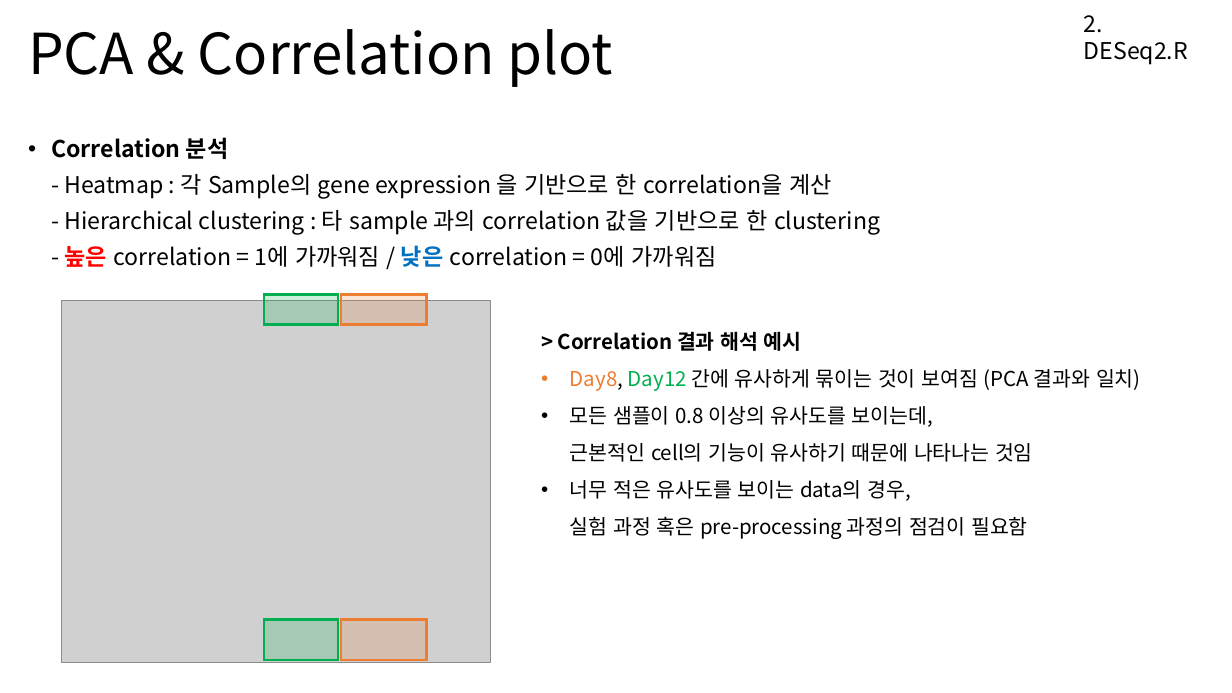
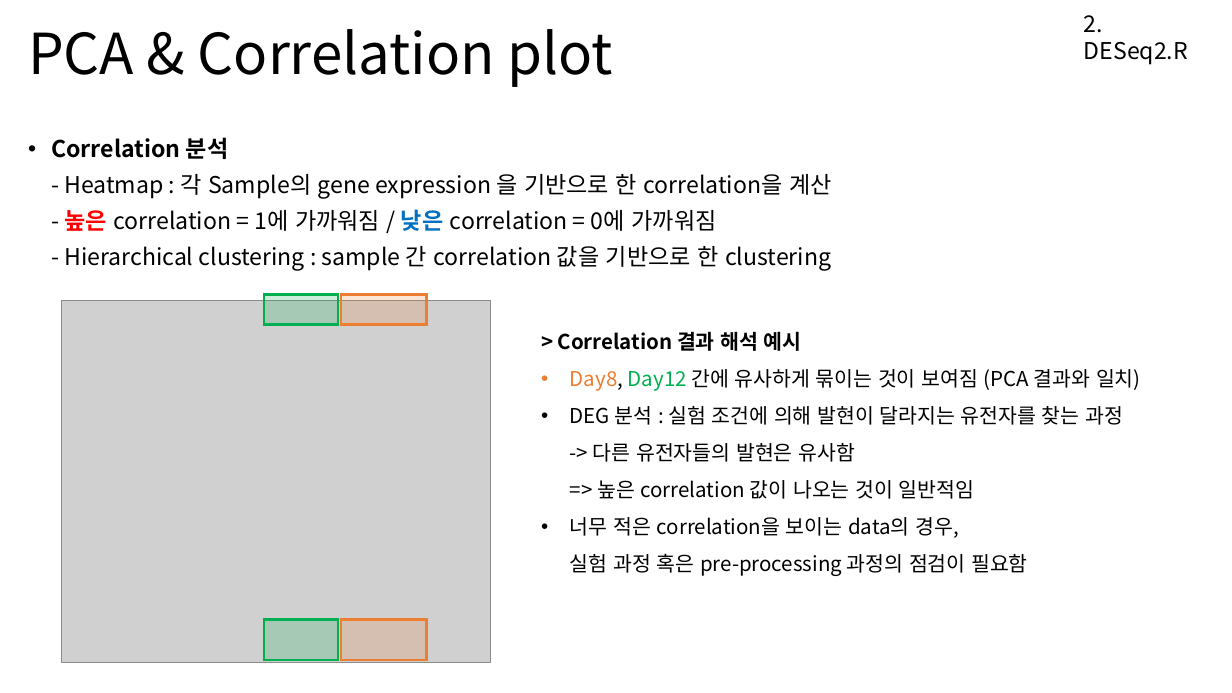
Before and after one commit to Khreat0205/Education_BulkRNAseq, a slide deck: slide 5 of Presentation/2. DESeq2 (수정).pptx. Drawn at 1232x693 pixels with LibreOffice and Linux fonts; fonts in the diff are those of the drawing; grey boxes stand for pictures. Boxes give left, top, right and bottom in pixels: in the first picture for what was removed or moved away, otherwise in the second. Text is boxed around its words. In the diff, an @@ line names an element or a change of style, - is before the commit and + after.

```diff
--- a/Presentation/2. DESeq2 (수정).pptx
+++ b/Presentation/2. DESeq2 (수정).pptx
@@ text at bbox=[51, 137, 832, 271]: text changed @@
-• Correlation 분석
-  - Heatmap : 각 Sample의 gene expression 을 기반으로 한 correlation을 계산
-  - Hierarchical clustering : 타 sample 과의 correlation 값을 기반으로 한 clustering
-  - 높은 correlation = 1에 가까워짐 / 낮은 correlation = 0에 가까워짐
+• Correlation 분석
+  - Heatmap : 각 Sample의 gene expression 을 기반으로 한 correlation을 계산
+  - 높은 correlation = 1에 가까워짐 / 낮은 correlation = 0에 가까워짐
+  - Hierarchical clustering : sample 간 correlation 값을 기반으로 한 clustering
@@ text at bbox=[570, 406, 1123, 576]: text changed @@
-• 모든 샘플이 0.8 이상의 유사도를 보이는데,
-  근본적인 cell의 기능이 유사하기 때문에 나타나는 것임
-• 너무 적은 유사도를 보이는 data의 경우,
-  실험 과정 혹은 pre-processing 과정의 점검이 필요함
+• DEG 분석 : 실험 조건에 의해 발현이 달라지는 유전자를 찾는 과정
+  -> 다른 유전자들의 발현은 유사함
+  => 높은 correlation 값이 나오는 것이 일반적임
+• 너무 적은 correlation을 보이는 data의 경우,
+  실험 과정 혹은 pre-processing 과정의 점검이 필요함
```
Also in this commit, not shown: 22 other slides changed, 21 slides added, 24 slides removed, 1 other file.
